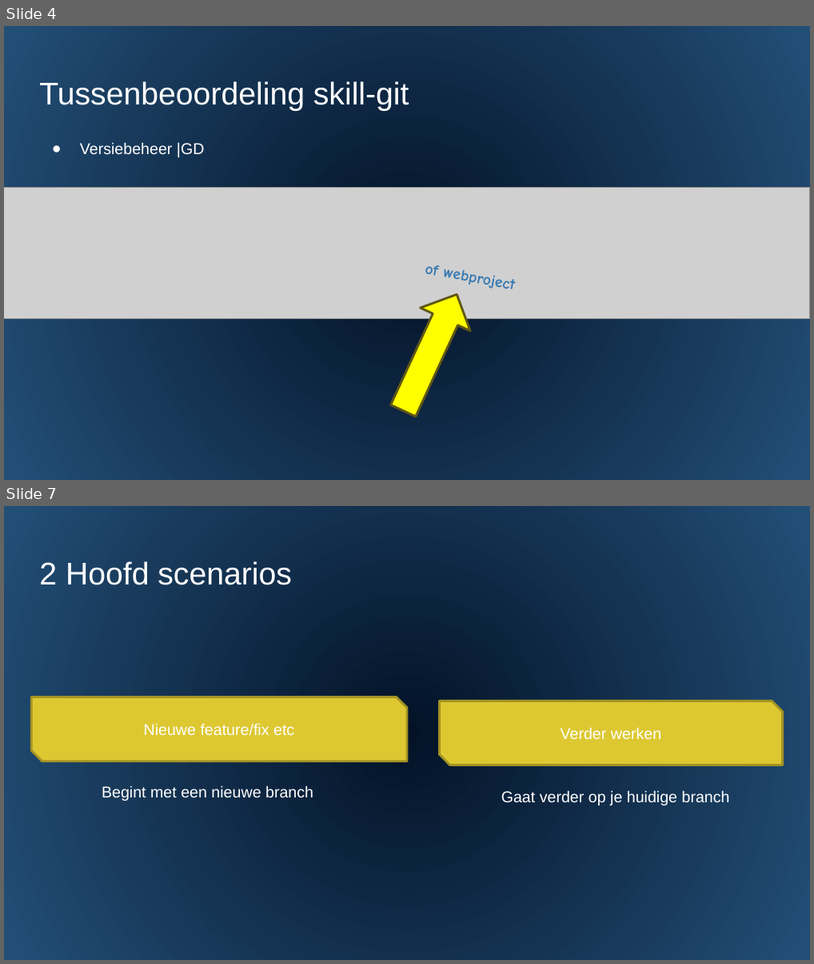
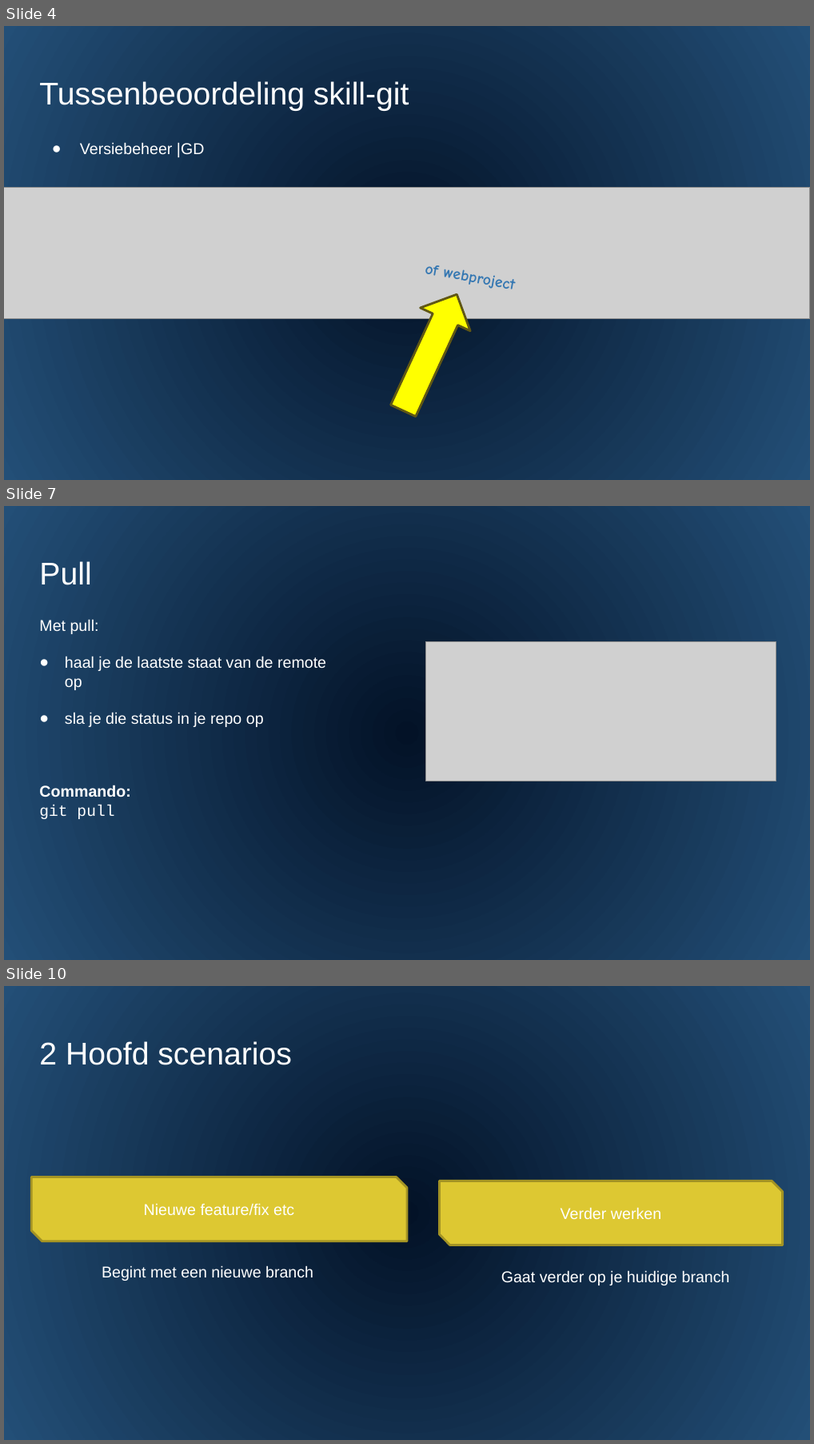
Before and after one commit to djsjollema/lessen-gamedevelopment, a slide deck: M2/Skill/4-Workflow/PowerPoint/4 workflow.pptx. Shown one above the other, each under a label of ours: slides 4 and 7 before the commit, slides 4, 7 and 10 after it; the slides between them are not shown. The pictures are 814x964 and 814x1444 pixels, drawn with LibreOffice and Linux fonts; fonts in the diff are those of the drawing; grey boxes stand for pictures. Boxes give left, top, right and bottom in pixels: in the first picture for what was removed or moved away, otherwise in the second. Text is boxed around its words. In the diff, an @@ line names an element or a change of style, - is before the commit and + after.

```diff
--- a/M2/Skill/4-Workflow/PowerPoint/4 workflow.pptx
+++ b/M2/Skill/4-Workflow/PowerPoint/4 workflow.pptx
@@ slide 7 added at <box>4,506,810,960</box>, background gradient #031227 to #234F77 @@
@@ title added at <box>39,561,91,585</box>, 28 pt, text #FFFFFF @@
+Pull
@@ text added at <box>39,619,326,819</box>, 14 pt, text #FFFFFF @@
+Met pull:
+● haal je de laatste staat van de remote op
+● sla je die status in je repo op
+Commando:
+git pull
@@ picture added at <box>426,641,778,780</box> @@
@@ what was slide 7 is now slide 10 @@
```
Also in this commit, not shown: 4 slides changed, 3 other slides added, 1 other file.
